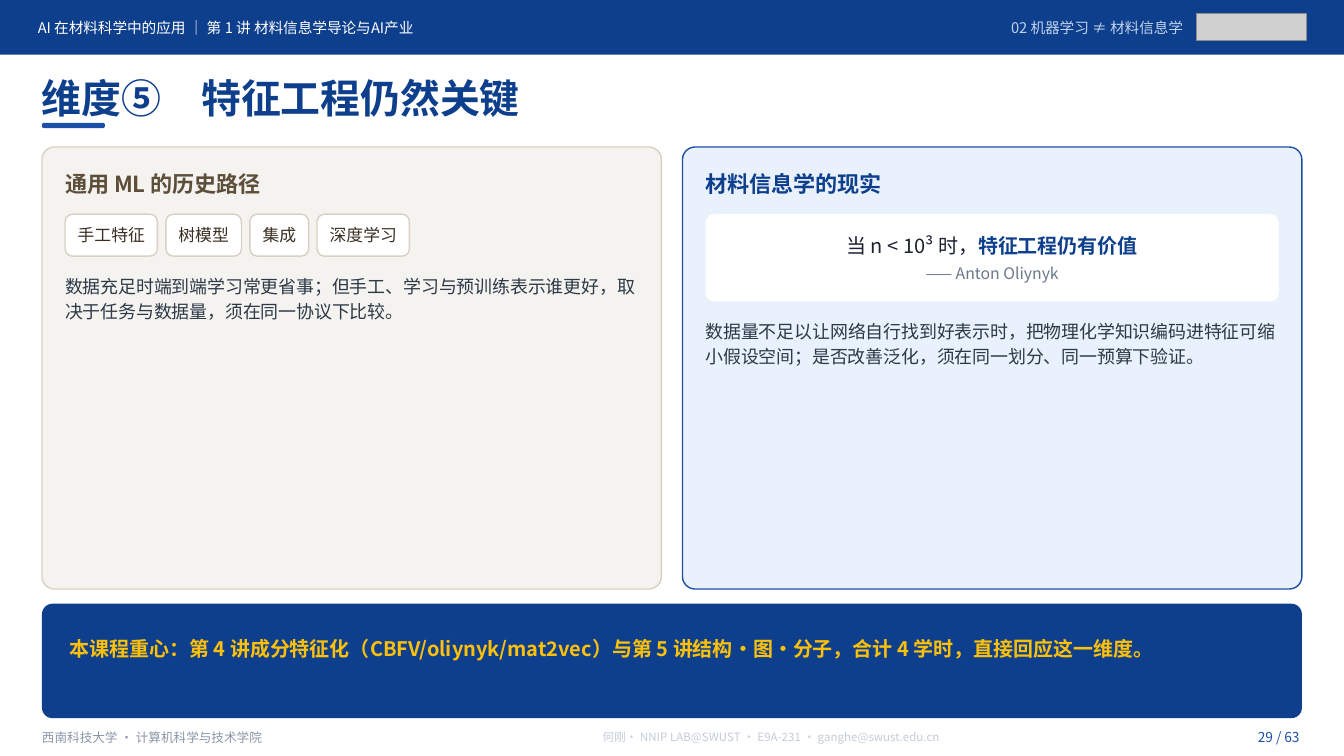
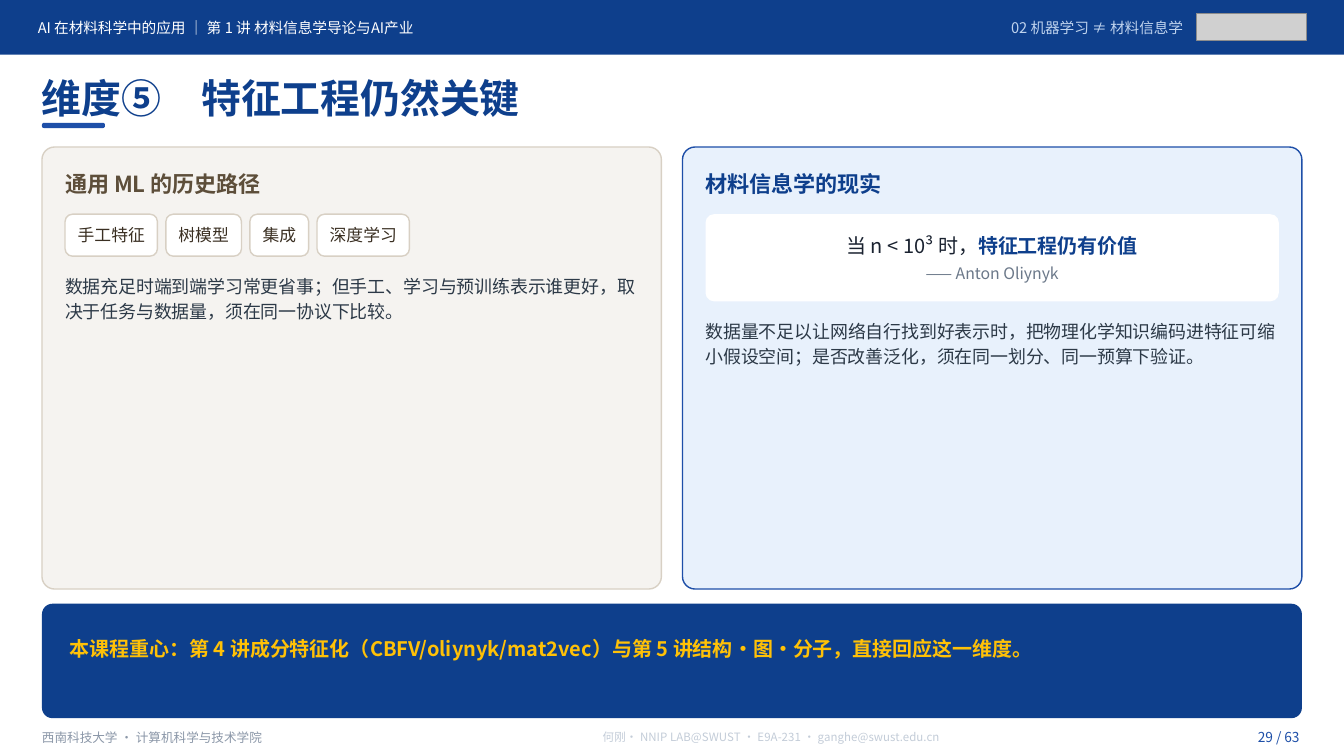
Before and after one commit to cosfrist/Applications-of-Artificial-Intelligence-in-Materials-Science-SWUST, a slide deck: slide 29 of lectures/01-材料信息学导论与AI产业/AI在材料科学中的应用-第1讲 材料信息学导论与AI产业-V5.pptx. Drawn at 1344x756 pixels with LibreOffice and Linux fonts; fonts in the diff are those of the drawing; grey boxes stand for pictures. Boxes give left, top, right and bottom in pixels: in the first picture for what was removed or moved away, otherwise in the second. Text is boxed around its words. In the diff, an @@ line names an element or a change of style, - is before the commit and + after.

Commit message:
课程导论与前三讲课件同步至 2026-11-18 版；作业目录改为 TASK1—TASK4
课程导论（49 页，20,747,990 B，SHA d48d11bc…）
- 备注改为「【角色｜现场讲解】」两段式，全篇去掉逐页「所属时段 / 分钟」；正文相应精简
- P2 导航页改版（去分钟标注、改为「课程导览 / 第 1 讲预览」）
- P41/P46 论文评议改为「十篇选一」；P45 考核改为 30/10/20/40 并新增逐讲 HW；P42 的 HW2 改 TASK2
- 逐页讲义、授课路线、SHA256 清单同步（49 段 = 49 页）

第 1 讲（63 页，5,948,846 B，SHA ffeb46b9…）
- 作业体系改名：HW1—HW4 → TASK1—TASK4，新增逐讲 HW1—HW16
- P58 考核页改为 30/10/20/40；P60 论文评议改十篇选一；P62「HW1 提交凭证」、P63「本讲作业：HW1 记录模板」
- P57 课程地图压缩学时标注；P20 图注 Al 7075 → Al 7A77；P29 去掉「合计 4 学时」
- 备注全篇去时段/分钟；讲义、授课路线、来源索引、课堂记录表、README-V5 同步（63 段 = 63 页）

第 2 讲（60 页，8,774,546 B，SHA 1289d9de…）
- P1 封面改「16 讲 · 32 学时」；P3「课堂产出（HW2）」；P58/P59 标题去时长；P60 引入 TASK1 与「本讲 HW2」
- 配图替换 6 页（P22/P34/P35/P38/P39/P41），图片对象 90 → 91，唯一媒体 31 → 32，
  source_index §6 重建（31 行）；讲义头部 SHA 与索引数字同步（60 段 = 60 页）

作业目录
- `HW1—HW4/` → `TASK1—TASK4/`；模板目录 `HWx_学号_姓名/` → `TASKn_学号_姓名/`
- assignments/README 重写：TASK（30%）+ 逐讲 HW（10%）两块，补各讲 HW 对应成果表与命名变更说明
- 提交规范.md 增补：类型为 TASKn / HWn，逐讲 HW 不套 TASK 模板、无需 run.log

三讲 SHA256 清单复算 6/6、13/13、6/6 一致。

```diff
--- a/lectures/01-材料信息学导论与AI产业/AI在材料科学中的应用-第1讲 材料信息学导论与AI产业-V5.pptx
+++ b/lectures/01-材料信息学导论与AI产业/AI在材料科学中的应用-第1讲 材料信息学导论与AI产业-V5.pptx
@@ text at <box>69,639,1033,661</box>: text changed @@
-本课程重心：第 4 讲成分特征化（CBFV/oliynyk/mat2vec）与第 5 讲结构·图·分子，合计 4 学时，直接回应这一维度。
+本课程重心：第 4 讲成分特征化（CBFV/oliynyk/mat2vec）与第 5 讲结构·图·分子，直接回应这一维度。
```
Also in this commit, not shown: 7 other slides changed, 24 other files.
